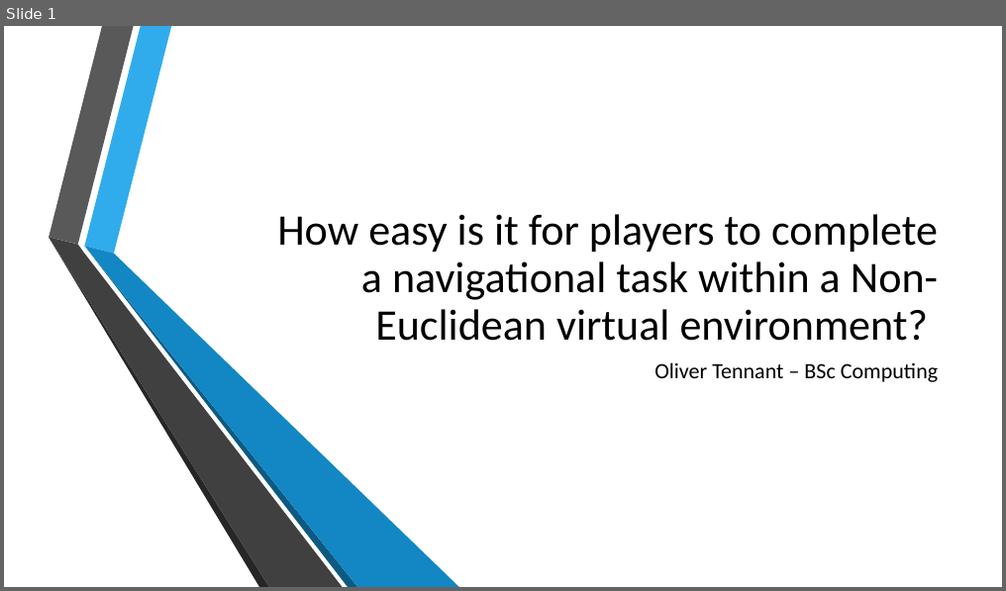
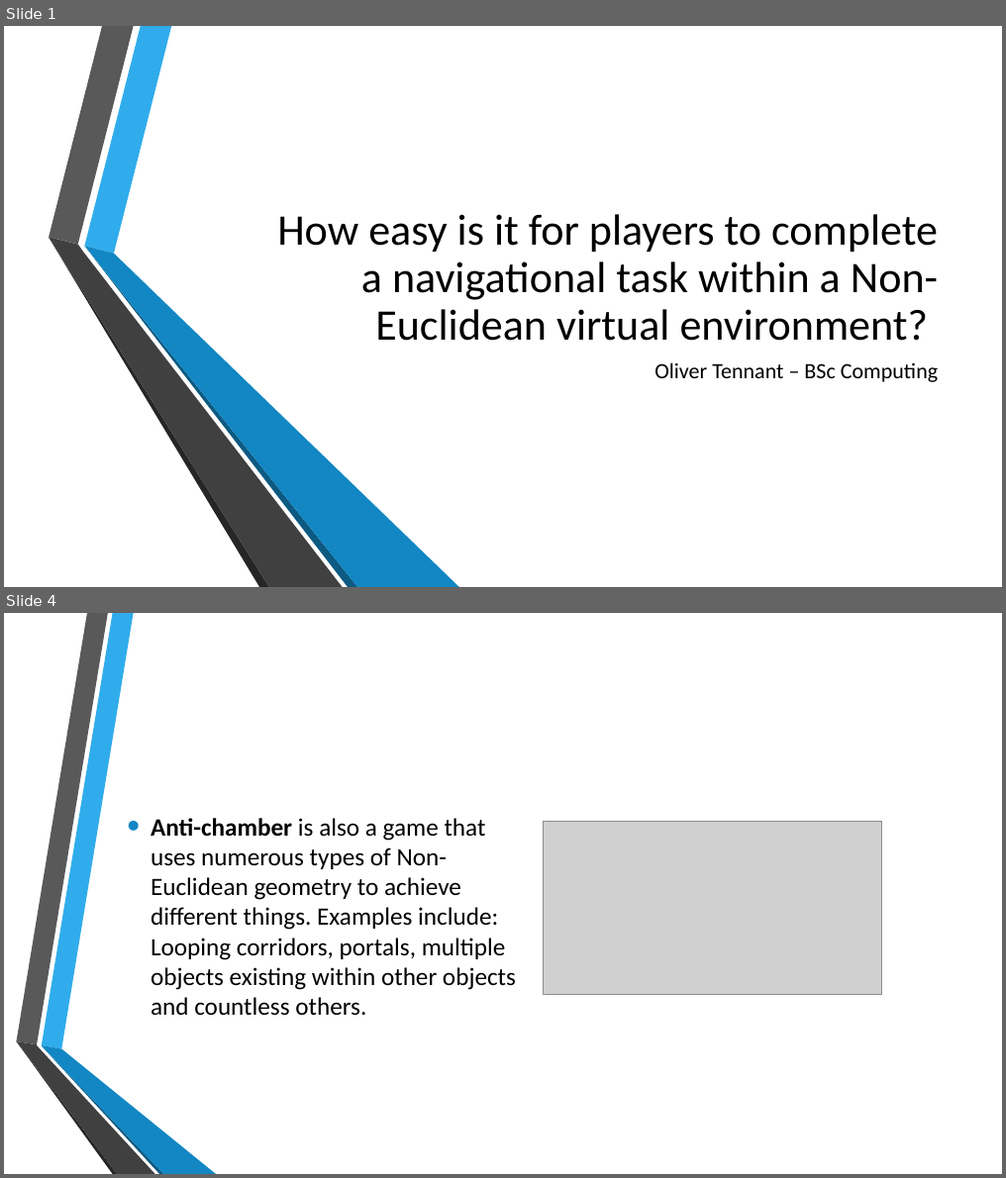
Before and after one commit to Lieu-Tennie/Non-Euclidean-Virtual-Environment-Artefact, a slide deck: Non-Euclidean Presentation.pptx. Shown one above the other, each under a label of ours: slide 1 before the commit, slides 1 and 4 after it; the slides between them are not shown. The pictures are 1006x591 and 1006x1178 pixels, drawn with LibreOffice and Linux fonts; fonts in the diff are those of the drawing; grey boxes stand for pictures; background and template pictures are left out. Boxes give left, top, right and bottom in pixels: in the first picture for what was removed or moved away, otherwise in the second. Text is boxed around its words. In the diff, an @@ line names an element or a change of style, - is before the commit and + after.

```diff
--- a/Non-Euclidean Presentation.pptx
+++ b/Non-Euclidean Presentation.pptx
@@ slide 4 added at (x1=4, y1=613, x2=1002, y2=1174), background picture (left out) @@
@@ text added at (x1=151, y1=818, x2=516, y2=1016), 24 pt, text #000000 @@
+• Anti-chamber is also a game that uses numerous types of Non-Euclidean geometry to achieve different things. Examples include: Looping corridors, portals, multiple objects existing within other objects and countless others.
@@ picture added at (x1=543, y1=821, x2=881, y2=995) @@
@@ group added at (x1=16, y1=613, x2=216, y2=1174): 6 freeform shapes @@
```
Also in this commit, not shown: 1 slide changed, 13 other slides added.
